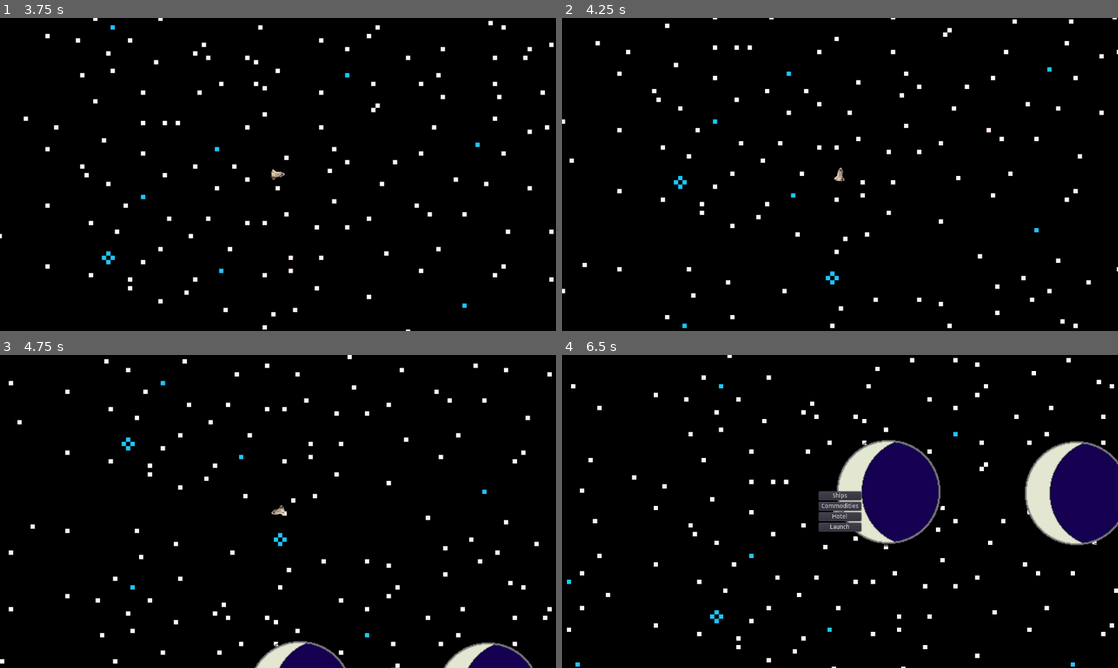
Above: before the commit, frames 1-4 (two rows, left to right).
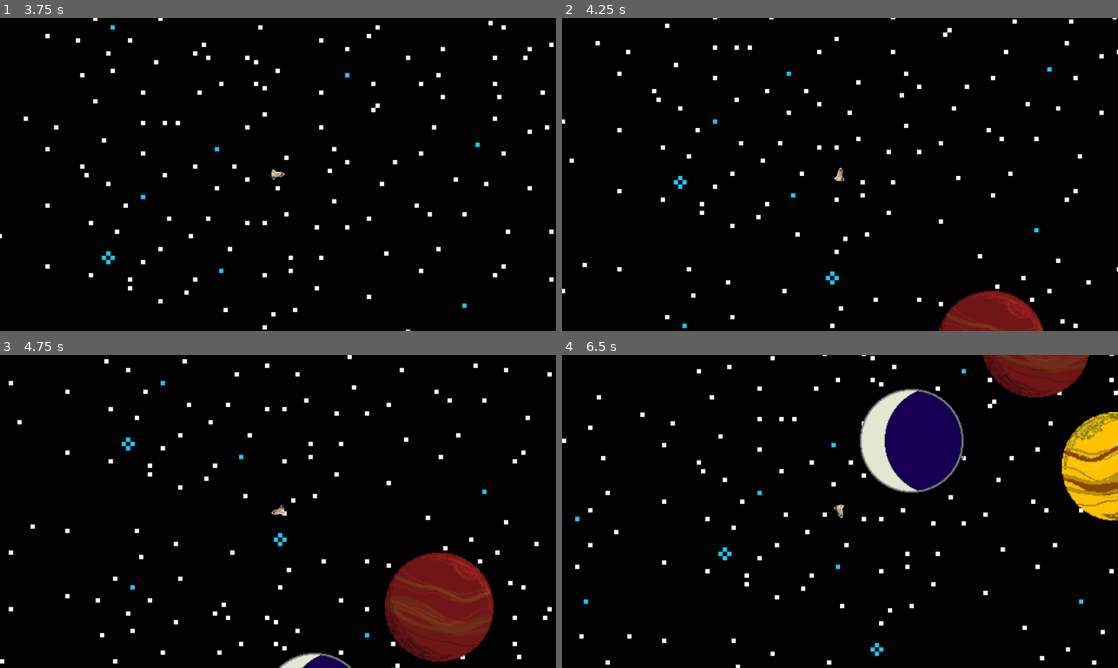
Above: after the commit, the same moments.

Repository: RPeterson0487/spacing-out
Game: Godot game, scene res://TestMain.tscn
Same seed, same stepped clock (60 frames per second), same inputs: the game is played once before the commit and once after it.
Inputs:
- Up to frame 1 (3.75 s): tap Enter at 0.5 s; hold Right (rotateRight) 0.53-1.28 s; hold Down (rotateOpposite) 0.53-1.28 s; tap L (land) at 0.6, 1.55, 2.85 s; hold Left (rotateLeft) 1.28-2.03 s; tap Down (rotateOpposite) at 1.35, 2.3 s; hold Right (rotateRight) 2.03-2.78 s; hold X (fullStop) 2.03-2.78 s; hold Up (forwardThrust) 2.78-3.53 s; hold Left (rotateLeft) from 3.53 s (still down); hold Down (rotateOpposite) from 3.53 s (still down)
- Up to frame 2 (4.25 s): keep holding Left (rotateLeft); keep holding Down (rotateOpposite)
- Up to frame 3 (4.75 s): keep holding Left (rotateLeft); release Down (rotateOpposite) at 4.28 s; tap Space (shoot) at 4.35 s; tap L (land) at 4.55 s
- Up to frame 4 (6.5 s): hold Down (rotateOpposite) 5.03-5.78 s; tap L (land) at 5.1, 6.05 s; release Left (rotateLeft) at 5.78 s; hold Right (rotateRight) from 5.78 s (still down); tap Down (rotateOpposite) at 5.85 s

Frame 1 is identical in both runs. In frame 2, 1.8% of the frame differs, in the area x 67-87%, y 87-100%; in frame 3, 7.1%; in frame 4, 18%, in the area x 0-100%, y 0-100%.

Commit message:
Multiple instances of landable now have different textures.

Diff:
--- a/LandMenu.gd
+++ b/LandMenu.gd
@@ -24,10 +24,9 @@
 
 func hideLandingMenu():
 	for i in menuArray:
-		print(i)
 		i.hide()
+	menu.show()
 
-	menu.show()
 	visible = false
 	get_tree().paused = false
 
@@ -58,8 +57,8 @@
 
 
 func _on_Rest_pressed():
-	get_tree().reload_current_scene() # This needs to be changed to reload the main scene once added to it.
-
+	# get_tree().reload_current_scene() # This needs to be changed to reload the main scene once added to it.
+	pass
 
 func _on_BackFromHotel_pressed():
 	changeMenuLevel(hotel, menu)
--- /dev/null
+++ b/Landable.gd
@@ -0,0 +1,6 @@
+extends Area2D
+
+export(Texture) var planetSprite
+
+func _ready():
+	$Sprite.texture = planetSprite
--- a/Landable.tscn
+++ b/Landable.tscn
@@ -1,16 +1,17 @@
-[gd_scene load_steps=3 format=2]
+[gd_scene load_steps=4 format=2]
 
 [ext_resource path="res://assets/art/finalMidnight500.png" type="Texture" id=1]
+[ext_resource path="res://Landable.gd" type="Script" id=2]
 
 [sub_resource type="CircleShape2D" id=1]
 radius = 225.0
 
 [node name="Landable" type="Area2D"]
 scale = Vector2( 0.5, 0.5 )
+script = ExtResource( 2 )
 
 [node name="Sprite" type="Sprite" parent="."]
 texture = ExtResource( 1 )
 
 [node name="CollisionShape2D" type="CollisionShape2D" parent="."]
-visible = false
 shape = SubResource( 1 )
--- a/Player.gd
+++ b/Player.gd
@@ -30,7 +30,8 @@
 
 		if (abs(wrappedRotation - oppositeAngle)) < 0.1:
 			rotation = oppositeAngle
-		elif (abs(wrappedRotation - oppositeAngle)) < PI && (wrappedRotation - oppositeAngle) > 0 or (abs(wrappedRotation - oppositeAngle)) > PI && (wrappedRotation - oppositeAngle) < 0:
+		elif (abs(wrappedRotation - oppositeAngle)) < PI && (wrappedRotation - oppositeAngle) > 0 \
+				or (abs(wrappedRotation - oppositeAngle)) > PI && (wrappedRotation - oppositeAngle) < 0:
 			rotate(deg2rad(-rotationSpeed * delta))
 		else:
 			rotate(deg2rad(rotationSpeed * delta))
--- a/TestMain.tscn
+++ b/TestMain.tscn
@@ -1,19 +1,28 @@
-[gd_scene load_steps=5 format=2]
+[gd_scene load_steps=8 format=2]
 
 [ext_resource path="res://Background.tscn" type="PackedScene" id=1]
 [ext_resource path="res://Player.tscn" type="PackedScene" id=2]
 [ext_resource path="res://Landable.tscn" type="PackedScene" id=3]
 [ext_resource path="res://LandMenu.tscn" type="PackedScene" id=4]
+[ext_resource path="res://assets/art/finalMidnight500.png" type="Texture" id=5]
+[ext_resource path="res://assets/art/redPlanet500.png" type="Texture" id=6]
+[ext_resource path="res://assets/art/yellowPlanet500.png" type="Texture" id=7]
 
 [node name="TestMain" type="Node2D"]
 
 [node name="Background" parent="." instance=ExtResource( 1 )]
 
 [node name="Landable" parent="." instance=ExtResource( 3 )]
-position = Vector2( 571, 1288 )
+position = Vector2( 605, 1315 )
+planetSprite = ExtResource( 5 )
 
 [node name="Landable2" parent="." instance=ExtResource( 3 )]
-position = Vector2( 1004, 1291 )
+position = Vector2( 891, 1090 )
+planetSprite = ExtResource( 6 )
+
+[node name="Landable3" parent="." instance=ExtResource( 3 )]
+position = Vector2( 1076, 1374 )
+planetSprite = ExtResource( 7 )
 
 [node name="Player" parent="." instance=ExtResource( 2 )]
 position = Vector2( 596, 292 )
Not shown, changed: README.MD
